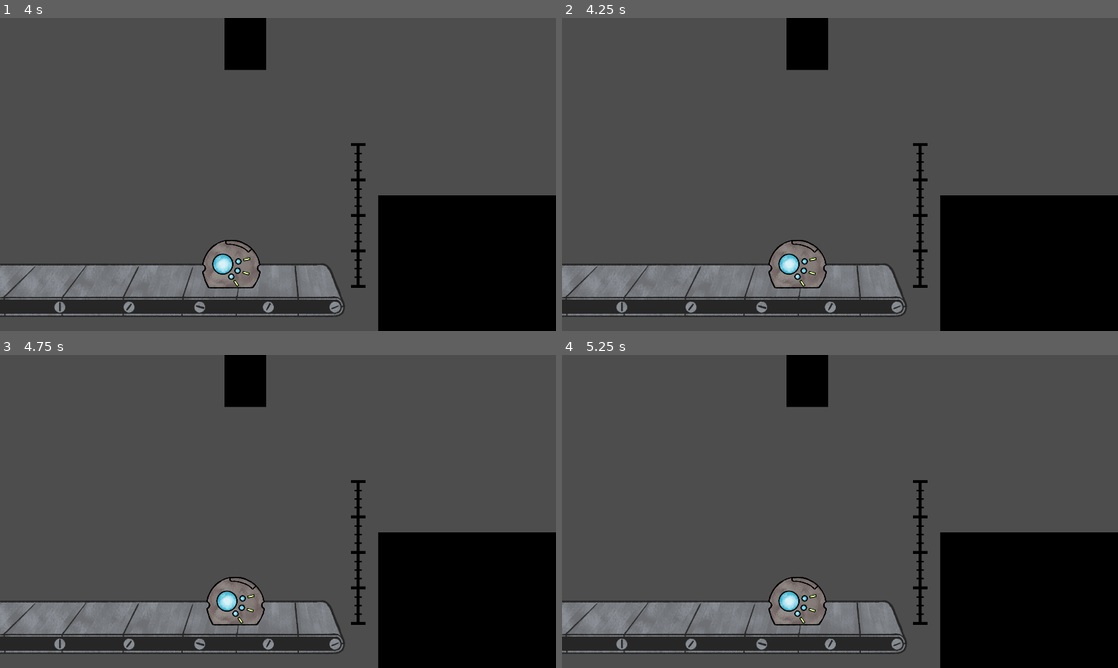
Above: before the commit, frames 1-4 (two rows, left to right).
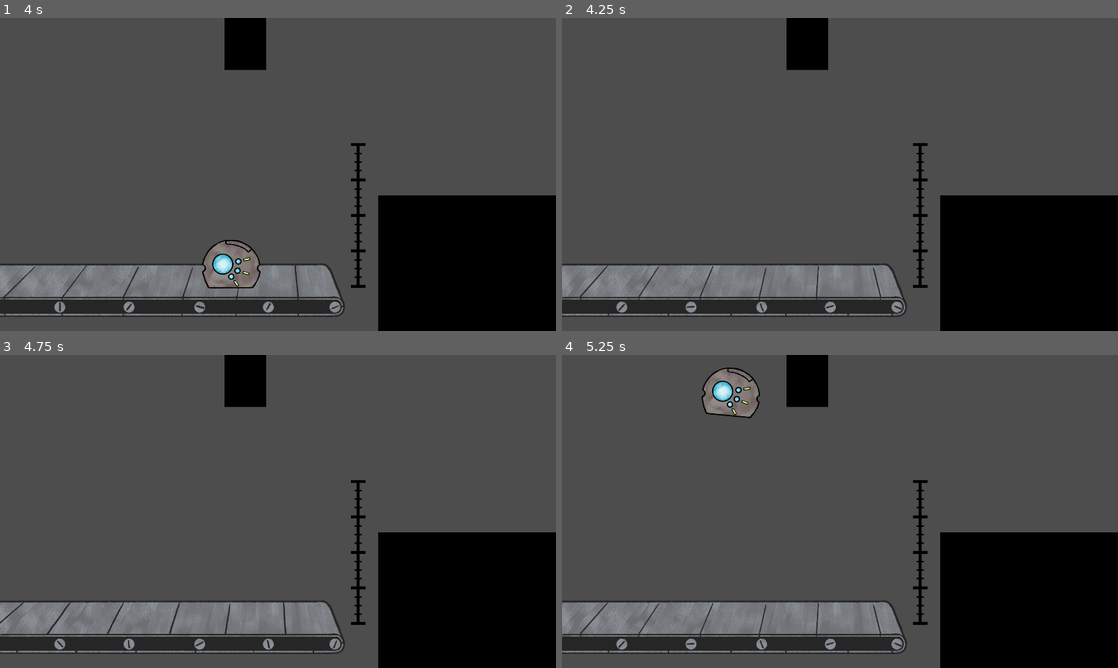
Above: after the commit, the same moments.

Repository: saadjiqbal/tip-the-scales
Game: Godot game, scene res://scenes/game.tscn
Two runs of this game, one before a commit and one after it. Both use one fixed random seed, a clock stepped at 60 frames per second and the inputs below. The project has no main scene, so this scene is started directly.
Inputs (mouse positions are in pixels of both pictures, inside the frame that each line leads up to):
- Up to frame 1 (4 s): tap Enter (ui_accept) at 0.5, 0.6, 0.77, 1.07, 1.52, 1.55, 1.82, 2.3, 2.85, 3.02, 3.32, 3.77, 3.8 s; move the mouse to (400, 158) at 0.52 s; move the mouse to (166, 190) at 1.27 s; click (166, 190) at 1.35 s; move the mouse to (61, 237) at 2.02 s; hold Right mouse button (RightClick) 2.03-2.78 s; move the mouse to (250, 237) at 2.77 s; move the mouse to (444, 221) at 3.52 s; press the mouse at (444, 221) at 3.53 s
- Up to frame 2 (4.25 s): tap Enter (ui_accept) at 4.07 s
- Up to frame 3 (4.75 s): move the mouse to (111, 464) at 4.27 s; release the mouse at (111, 464) at 4.28 s; right-click (111, 464) at 4.35 s; tap Enter (ui_accept) at 4.52, 4.55 s
- Up to frame 4 (5.25 s): tap Enter (ui_accept) at 4.82, 5.1 s; move the mouse to (867, 511) at 5.02 s

Frame 1 is identical in both runs. In frame 2, 1.4% of the frame differs, in the area x 0-62%, y 70-96%; in frame 3, 1.5%; in frame 4, 2.8%, in the area x 0-62%, y 4-96%.

Commit message:
Convey belt bug fix

Diff:
--- a/scenes/game.tscn
+++ b/scenes/game.tscn
@@ -32,5 +32,5 @@
 stream = ExtResource("8_8ehep")
 
 [node name="RayCast2D" type="RayCast2D" parent="."]
-position = Vector2(800, 0)
+position = Vector2(325, 561)
 scale = Vector2(5, 7)
--- a/scenes/object_spawner.gd
+++ /dev/null
@@ -1,35 +0,0 @@
-extends Node2D
-
-
-var core_0 = preload("res://scenes/objects/core_0.tscn")
-var arm_0 = preload("res://scenes/objects/arm_0.tscn")
-var antenna_0 = preload("res://scenes/objects/antenna_0.tscn")
-var thruster_0 = preload("res://scenes/objects/thruster_0.tscn")
-
-var needs_parts : bool
-
-var robot_01_level : bool = true
-
-var robot_01_parts : Array = [core_0, arm_0, arm_0, antenna_0, thruster_0]
-var part_number : int = 0
-
-# Called when the node enters the scene tree for the first time.
-func _ready() -> void:
-	needs_parts = true
-
-# Called every frame. 'delta' is the elapsed time since the previous frame.
-func _process(delta: float) -> void:
-	var get_part = robot_01_parts [part_number]
-
-	if robot_01_level == true && part_number == 0:
-		get_part.instantiate()
-		print(get_part)
-		part_number += 1
-
-
-	if $RayCast2D.is_colliding() and needs_parts:
-		get_part.instantiate()
-		part_number += 1
-
-	if part_number > robot_01_parts.size():
-		needs_parts = false
--- a/scenes/object_spawner.tscn
+++ /dev/null
@@ -1,7 +0,0 @@
-[gd_scene format=3 uid="uid://yohsb3xxbqlw"]
-
-[node name="ObjectSpawner" type="Node2D"]
-
-[node name="RayCast2D" type="RayCast2D" parent="."]
-position = Vector2(800, 0)
-scale = Vector2(5, 7)
--- a/scripts/conveyor_belt.gd
+++ b/scripts/conveyor_belt.gd
@@ -19,6 +19,9 @@
 		if audio_stream_player.playing:
 			audio_stream_player.playing = false
 
+	if object_detector.is_colliding() == false:
+		part_under_teleporter = false
+
 	if !part_under_teleporter:
 		self.play("roll")
 		belt_collision.position.x += speed * delta
--- a/scripts/teleporter.gd
+++ b/scripts/teleporter.gd
@@ -5,5 +5,5 @@
 	#Teleports the object coliding with the raycast
 	if Input.is_action_just_pressed("ui_accept") and $RayCast2D.is_colliding():
 		var ObjectPosition = $RayCast2D.get_collider().position
-		ObjectPosition = self.position
+		$RayCast2D.get_collider().position = Vector2(500, -500)
 		$AudioStreamPlayer.play()
